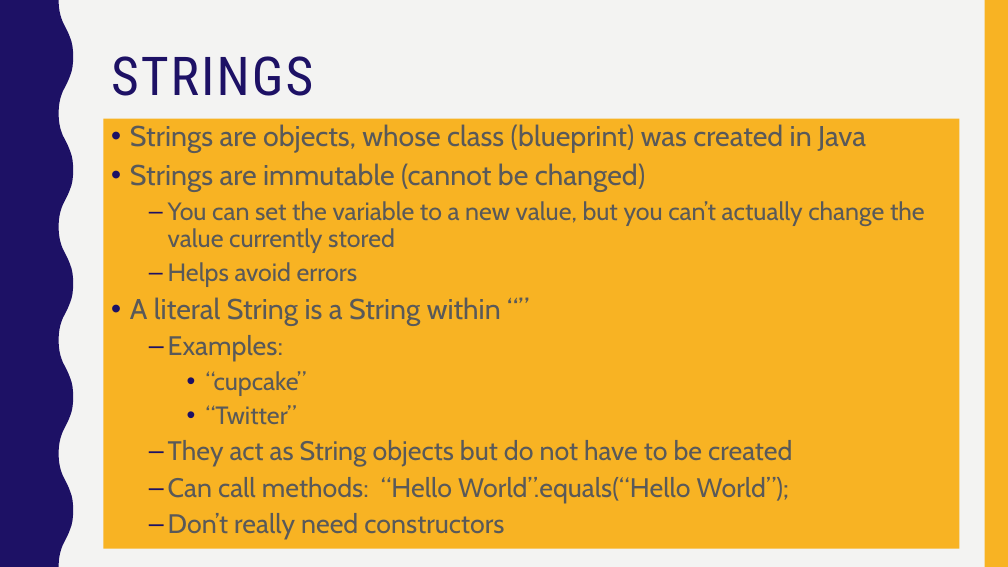
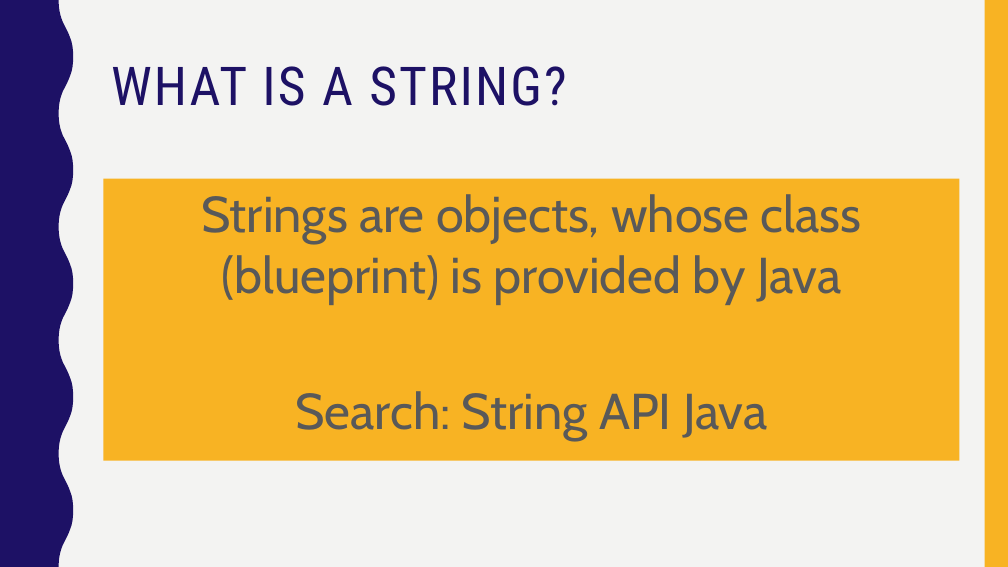
Before and after one commit to annemariecabs/it-girls-camp, a slide deck: slide 2 of slides/Strings.pptx. Drawn at 1008x567 pixels with LibreOffice and Linux fonts; fonts in the diff are those of the drawing. Boxes give left, top, right and bottom in pixels: in the first picture for what was removed or moved away, otherwise in the second. Text is boxed around its words. In the diff, an @@ line names an element or a change of style, - is before the commit and + after.

```diff
--- a/slides/Strings.pptx
+++ b/slides/Strings.pptx
@@ title at bbox=[111, 66, 566, 106]: text changed @@
-STRINGS
+WHAT IS A STRING?
@@ text "Strings are objects, whose class ...": place and size @@
-text "Strings are objects, whose class ..." at bbox=[104, 119, 960, 549]
+text "Strings are objects, whose class ..." at bbox=[104, 178, 960, 461]
@@ text at bbox=[201, 194, 862, 439]: text changed; size 25.5 to 48 pt @@
-• Strings are objects, whose class (blueprint) was created in Java
-• Strings are immutable (cannot be changed)
-  – You can set the variable to a new value, but you can’t actually change the value currently stored
-  – Helps avoid errors
-• A literal String is a String within “”
-  – Examples:
-    • “cupcake”
-    • “Twitter”
-  – They act as String objects but do not have to be created
-  – Can call methods: “Hello World”.equals(“Hello World”);
-  – Don’t really need constructors
+Strings are objects, whose class (blueprint) is provided by Java
+Search: String API Java
```
Also in this commit, not shown: 3 other slides changed.
